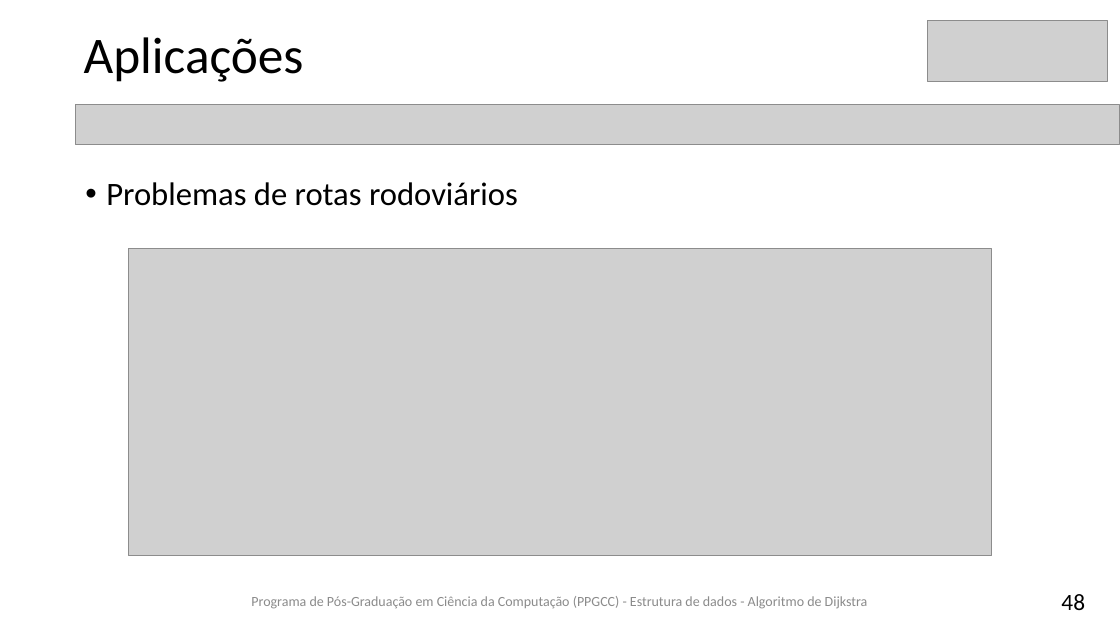
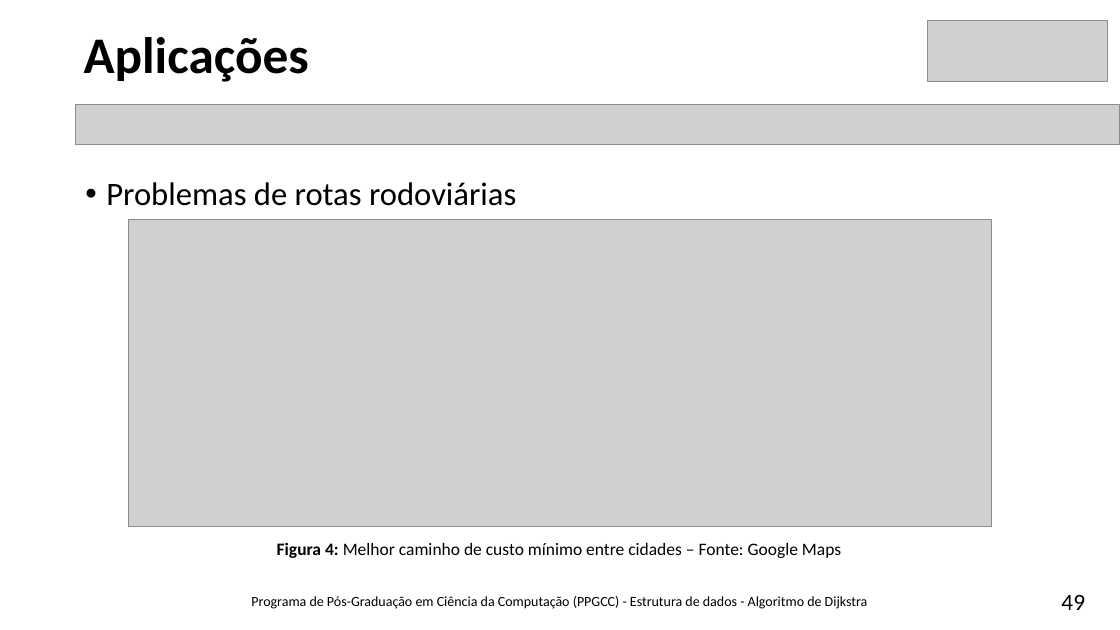
Before and after one commit to brunoslima/Dijkstra-Algorithm, a slide deck: slide 49 of Theory/Algoritmo-Dijkstra-BrunoLima.pptx (slide 48 before the commit). Drawn at 1120x630 pixels with LibreOffice and Linux fonts; fonts in the diff are those of the drawing; grey boxes stand for pictures. Boxes give left, top, right and bottom in pixels: in the first picture for what was removed or moved away, otherwise in the second. Text is boxed around its words. In the diff, an @@ line names an element or a change of style, - is before the commit and + after.

```diff
--- a/Theory/Algoritmo-Dijkstra-BrunoLima.pptx
+++ b/Theory/Algoritmo-Dijkstra-BrunoLima.pptx
@@ title "Aplicações" at [84,37,309,82]: bold on @@
@@ text at [106,182,516,206]: text changed @@
-• Problemas de rotas rodoviários
+• Problemas de rotas rodoviárias
@@ picture: place and size @@
-picture at [129,249,992,556]
+picture at [129,219,992,527]
@@ text added at [277,542,841,558], 15 pt, text #000000 @@
+Figura 4: Melhor caminho de custo mínimo entre cidades – Fonte: Google Maps
@@ text "Programa de Pós-Graduação em Ciência ..." at [251,596,868,609]: text colour #8C8C8C to #000000 @@
@@ page number at [1061,595,1085,610]: text changed @@
-48
+49
```
Also in this commit, not shown: 52 other slides changed, 1 slide added.
